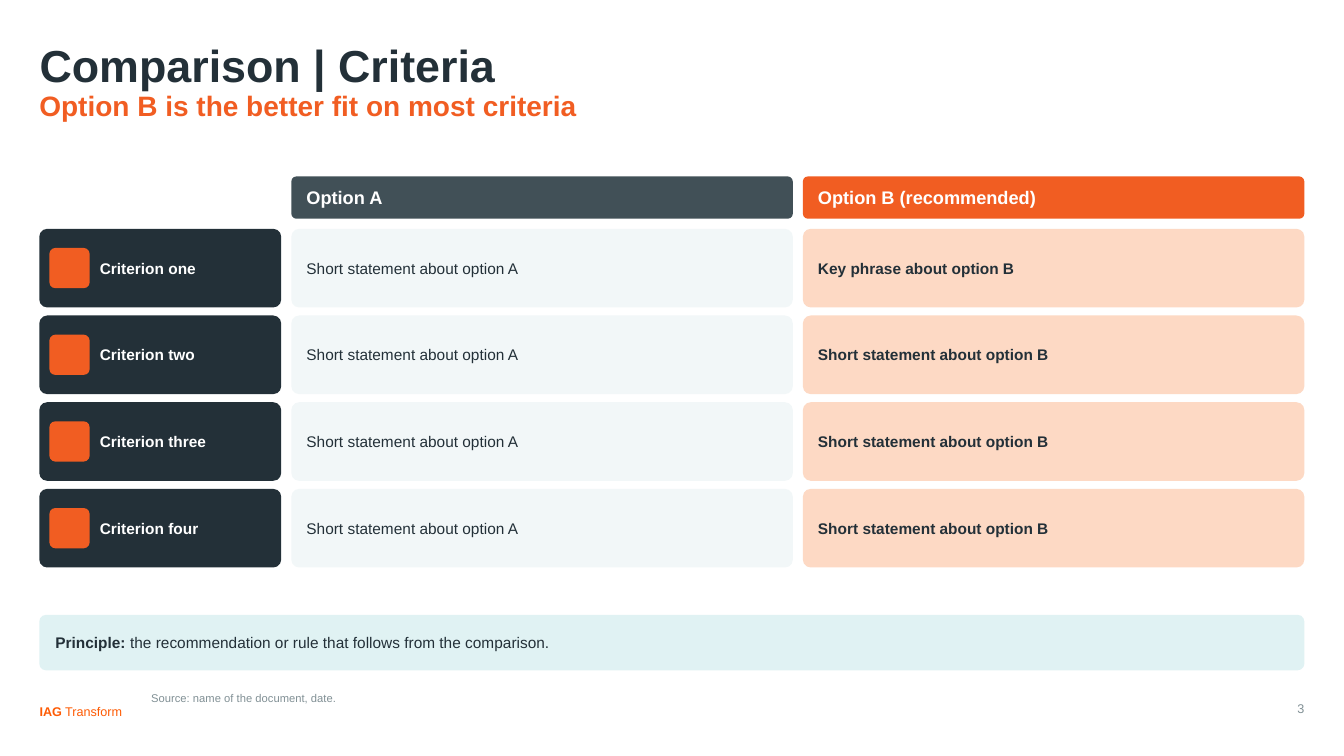
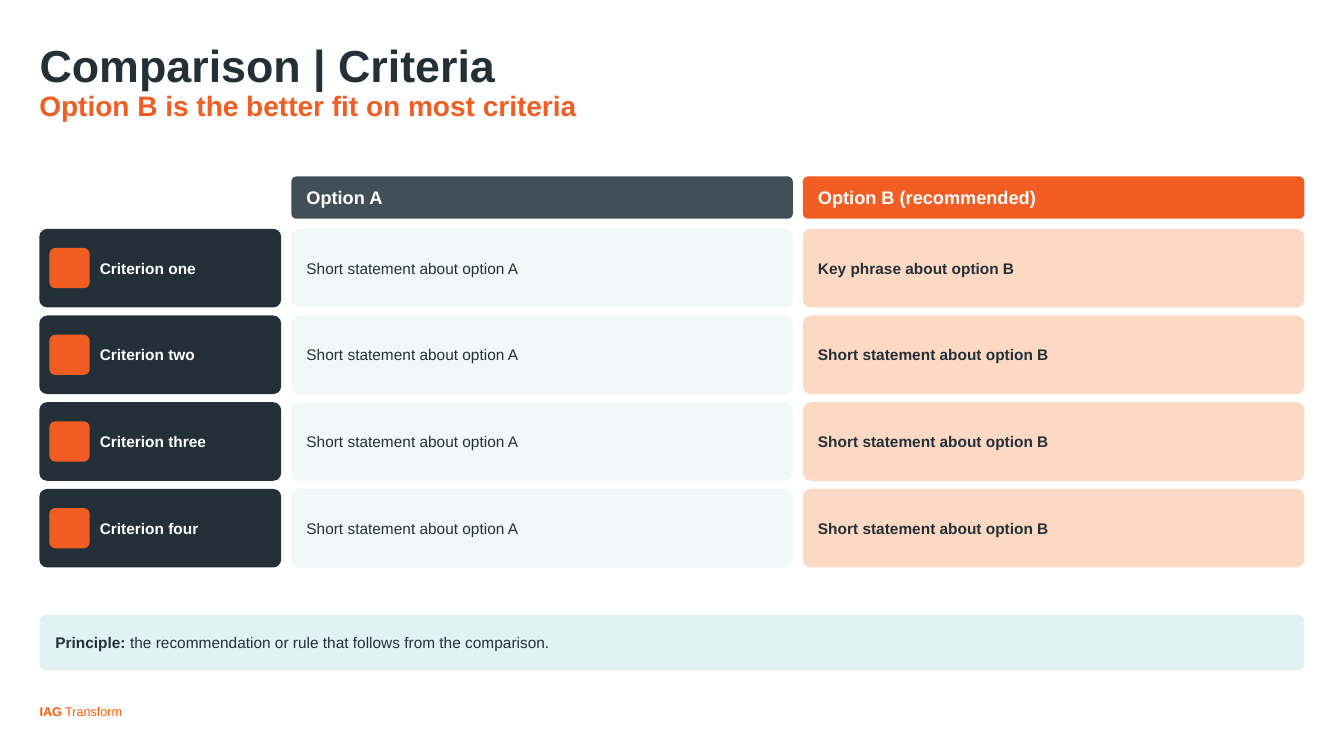
Before and after one commit to PRemealntt/iag-slides, a slide deck: slide 3 of skills/iag-slides/assets/examples/patterns-example.pptx. Drawn at 1344x756 pixels with LibreOffice and Linux fonts; fonts in the diff are those of the drawing; background and template pictures are left out. Boxes give left, top, right and bottom in pixels: in the first picture for what was removed or moved away, otherwise in the second. Text is boxed around its words. In the diff, an @@ line names an element or a change of style, - is before the commit and + after.

```diff
--- a/skills/iag-slides/assets/examples/patterns-example.pptx
+++ b/skills/iag-slides/assets/examples/patterns-example.pptx
@@ text removed at (x1=151, y1=694, x2=336, y2=703) @@
-Source: name of the document, date.
@@ page number removed at (x1=1297, y1=704, x2=1304, y2=713) @@
-3
```
Also in this commit, not shown: 9 other slides changed, 6 slides added, 8 other files.
